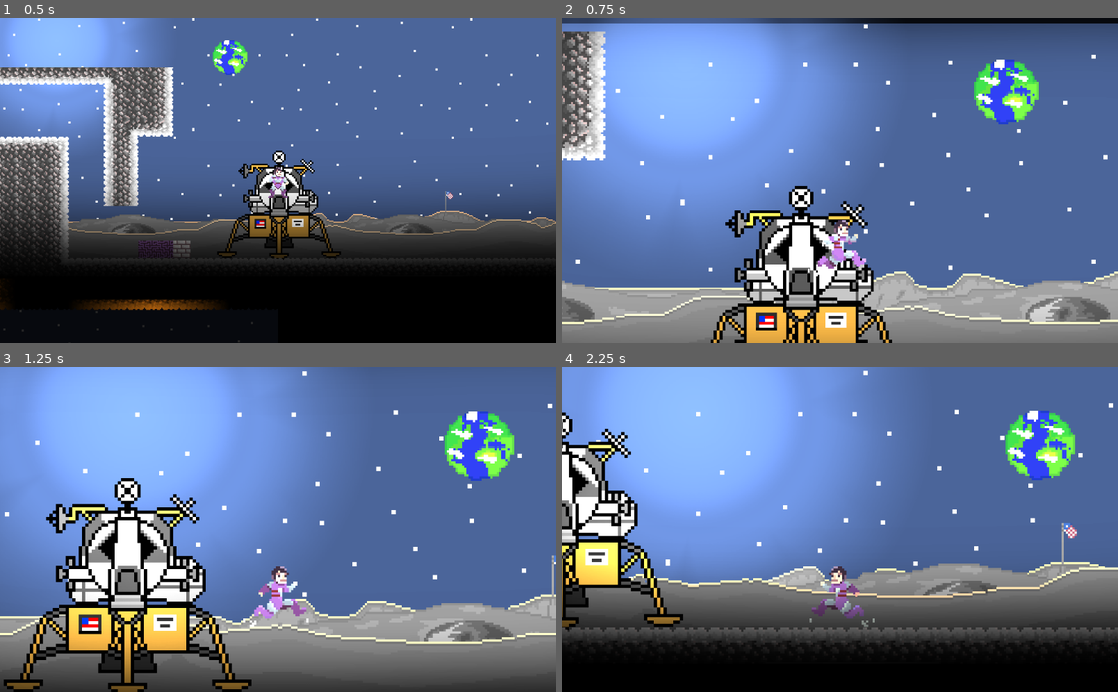
Above: before the commit, frames 1-4 (two rows, left to right).
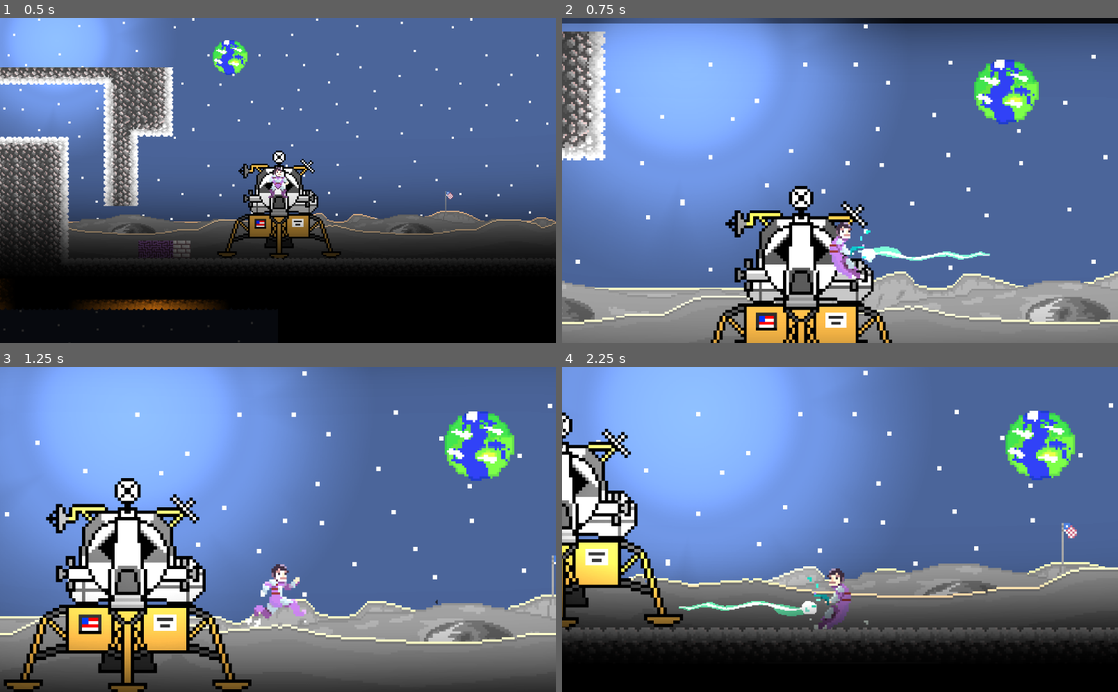
Above: after the commit, the same moments.

Repository: kukosek/mission-sacriffice
Game: Godot game, scene res://Scenes/moon1/moon.tscn
Two runs of this game, one before a commit and one after it. Both use one fixed random seed, a clock stepped at 60 frames per second and the inputs below.
Inputs (mouse positions are in pixels of both pictures, inside the frame that each line leads up to):
- Up to frame 1 (0.5 s): no input
- Up to frame 2 (0.75 s): tap Enter (ui_accept) at 0.5 s; move the mouse to (962, 164) at 0.52 s; hold Right (ui_right) from 0.53 s (still down); click (962, 164) at 0.67 s
- Up to frame 3 (1.25 s): keep holding Right (ui_right); tap Enter (ui_accept) at 0.77 s
- Up to frame 4 (2.25 s): move the mouse to (728, 545) at 1.27 s; click (728, 545) at 1.42 s; tap Enter (ui_accept) at 1.52 s; move the mouse to (895, 458) at 2.02 s; release Right (ui_right) at 2.03 s; hold Left (ui_left) from 2.03 s (still down); click (895, 458) at 2.17 s

Frame 1 is identical in both runs. In frame 2, 1.2% of the frame differs, in the area x 44-77%, y 62-81%; in frame 3, 0.7%; in frame 4, 1.3%, in the area x 21-57%, y 61-81%.

Commit message:
Laser Gun firing

Diff:
--- /dev/null
+++ b/Scenes/character/Laser.gd
@@ -0,0 +1,37 @@
+extends Node2D
+
+var region_rect = Rect2(0,0, 0,0)
+var default_size_x
+
+func _ready():
+	$Sprite.region_enabled = true
+	region_rect.size.y = $Sprite.texture.get_size().y
+	default_size_x = $Sprite.texture.get_size().x
+	region_rect.size.x = default_size_x
+
+	$Sprite.region_rect = region_rect
+
+func update_positions(flipped):
+	if flipped:
+		rotation_degrees = 180
+	else:
+		rotation_degrees = 0
+
+func fire():
+	$AnimationPlayer.stop()
+	visible = true
+	$RayCast2D.enabled = true
+	$AnimationPlayer.play("shoot")
+	$AudioStreamPlayer2D.play()
+
+func _process(delta):
+	if $RayCast2D.is_colliding():
+		var collide_point = $RayCast2D.get_collision_point()
+		region_rect.size.x = abs($RayCast2D.global_position.x - collide_point.x) * 16
+	else:
+		region_rect.size.x = default_size_x
+	$Sprite.region_rect = region_rect
+func _on_AnimationPlayer_animation_finished(anim_name):
+	if anim_name == "shoot":
+		visible = false
+		$RayCast2D.enabled = false
--- a/Scenes/character/Player.gd
+++ b/Scenes/character/Player.gd
@@ -5,8 +5,10 @@
 export (int) var gravity = 1000
 
 var velocity = Vector2()
+
 var jumping = false
 var slashing = false
+var gunfiring = false
 
 var wall_slide_elaped_time = 0.5
 
@@ -17,6 +19,14 @@
 var MOVING = 1
 var WALL_SLIDE = 3
 var move_state = MOVING
+
+func _input(event):
+	if event is InputEventMouseButton and event.button_index == BUTTON_LEFT:
+		if event.pressed:
+			$Laser.fire()
+			$AnimatedSprite.frame = 0
+			gunfiring = true
+			$AnimatedSprite.play("gunshot")
 
 func get_input():
 	var right = Input.is_action_pressed('ui_right')
@@ -52,16 +62,18 @@
 		if $wall_right.is_colliding():
 			$AnimatedSprite.play("wallslide")
 			$AnimatedSprite.flip_h = true
+			$Laser.update_positions(true)
 			move_state = WALL_SLIDE
 			jumping = false
 		if $wall_left.is_colliding():
 			$AnimatedSprite.play("wallslide")
 			$AnimatedSprite.flip_h = false
+			$Laser.update_positions(false)
 			move_state = WALL_SLIDE
 			jumping = false
 	if move_state == MOVING:
 		velocity.x = 0
-		if not jumping and not post_jumping and not slashing:
+		if not jumping and not post_jumping and not slashing and not gunfiring:
 			if right or left:
 				if $AnimatedSprite.animation != "walking":
 					$AnimatedSprite.play("walking")
@@ -70,9 +82,11 @@
 
 		if right:
 			$AnimatedSprite.flip_h = false
+			$Laser.update_positions(false)
 			velocity.x = run_speed
 		if left:
 			$AnimatedSprite.flip_h = true
+			$Laser.update_positions(true)
 			velocity.x = -run_speed
 
 	if jumping:
@@ -86,24 +100,16 @@
 			post_jumping = true
 
 
-
-
-
 export (int) var wall_slide_acce = -10
 export (int) var max_wall_speed = -200
 
 func _physics_process(delta):
 	if state == FREE:
-
-
-
 		get_input()
 
 		if move_state != WALL_SLIDE:
 			wall_slide_elaped_time += delta
 		velocity.y += gravity * delta
-
-
 
 		velocity = move_and_slide(velocity, Vector2(0, -1))
 
@@ -123,3 +129,5 @@
 		post_jumping = false
 	if slashing:
 		slashing = false
+	if gunfiring:
+		gunfiring = false
--- a/Scenes/character/character.tscn
+++ b/Scenes/character/character.tscn
@@ -1,10 +1,13 @@
-[gd_scene load_steps=59 format=2]
+[gd_scene load_steps=63 format=2]
 
 [ext_resource path="res://Scenes/character/kosmosheet.png" type="Texture" id=1]
 [ext_resource path="res://Scenes/character/kosmo/opraveny s mecem.png" type="Texture" id=2]
+[ext_resource path="res://Scenes/character/kosmo/laser-Sheet.png" type="Texture" id=3]
+[ext_resource path="res://Scenes/character/Laser.gd" type="Script" id=4]
 [ext_resource path="res://Scenes/character/Player.gd" type="Script" id=5]
 [ext_resource path="res://Scenes/light.png" type="Texture" id=6]
 [ext_resource path="res://Scenes/character/Camera2D.gd" type="Script" id=7]
+[ext_resource path="res://Scenes/character/laser-shoot.ogg" type="AudioStream" id=8]
 
 [sub_resource type="AtlasTexture" id=1]
 atlas = ExtResource( 1 )
@@ -245,12 +248,12 @@
 "frames": [ SubResource( 29 ), SubResource( 30 ), SubResource( 31 ), SubResource( 32 ), SubResource( 33 ) ],
 "loop": false,
 "name": "swordswing",
-"speed": 20.0
+"speed": 10.0
 }, {
 "frames": [ SubResource( 34 ), SubResource( 35 ), SubResource( 36 ), SubResource( 37 ), SubResource( 38 ), SubResource( 39 ), SubResource( 40 ), SubResource( 41 ) ],
 "loop": false,
 "name": "gunshot",
-"speed": 5.0
+"speed": 15.0
 }, {
 "frames": [ SubResource( 42 ), SubResource( 43 ), SubResource( 44 ), SubResource( 45 ), SubResource( 46 ), SubResource( 47 ), SubResource( 48 ), SubResource( 49 ), SubResource( 50 ), SubResource( 51 ) ],
 "loop": true,
@@ -260,6 +263,22 @@
 
 [sub_resource type="RectangleShape2D" id=53]
 extents = Vector2( 26.6819, 54.5584 )
+
+[sub_resource type="Animation" id=54]
+resource_name = "shoot"
+length = 1.6
+tracks/0/type = "value"
+tracks/0/path = NodePath("Sprite:frame")
+tracks/0/interp = 1
+tracks/0/loop_wrap = true
+tracks/0/imported = false
+tracks/0/enabled = true
+tracks/0/keys = {
+"times": PoolRealArray( 0, 0.1, 0.2, 0.3, 0.4, 0.5, 0.6, 0.7, 0.8, 0.9, 1, 1.1, 1.2, 1.3, 1.4, 1.5 ),
+"transitions": PoolRealArray( 1, 1, 1, 1, 1, 1, 1, 1, 1, 1, 1, 1, 1, 1, 1, 1 ),
+"update": 1,
+"values": [ 0, 1, 2, 3, 3, 4, 5, 6, 7, 8, 9, 11, 12, 13, 14, 15 ]
+}
 
 [node name="Node2D" type="Node2D"]
 
@@ -312,4 +331,31 @@
 position = Vector2( 0, -30 )
 enabled = true
 cast_to = Vector2( -50, 0 )
+
+[node name="Laser" type="Node2D" parent="KinematicBody2D"]
+visible = false
+position = Vector2( 0, 20 )
+script = ExtResource( 4 )
+
+[node name="Sprite" type="Sprite" parent="KinematicBody2D/Laser"]
+position = Vector2( 43, -36.52 )
+texture = ExtResource( 3 )
+centered = false
+hframes = 16
+region_enabled = true
+region_rect = Rect2( 0, 0, 4064, 73 )
+
+[node name="RayCast2D" type="RayCast2D" parent="KinematicBody2D/Laser"]
+position = Vector2( 43, 0 )
+enabled = true
+cast_to = Vector2( 250, 0 )
+collide_with_areas = true
+
+[node name="AnimationPlayer" type="AnimationPlayer" parent="KinematicBody2D/Laser"]
+playback_speed = 2.0
+anims/shoot = SubResource( 54 )
+
+[node name="AudioStreamPlayer2D" type="AudioStreamPlayer2D" parent="KinematicBody2D/Laser"]
+stream = ExtResource( 8 )
 [connection signal="animation_finished" from="KinematicBody2D/AnimatedSprite" to="KinematicBody2D" method="_on_AnimatedSprite_animation_finished"]
+[connection signal="animation_finished" from="KinematicBody2D/Laser/AnimationPlayer" to="KinematicBody2D/Laser" method="_on_AnimationPlayer_animation_finished"]
Not shown, added: Scenes/character/laser-shoot.ogg.import
Not shown, added: Scenes/character/laser-shoot.ogg
